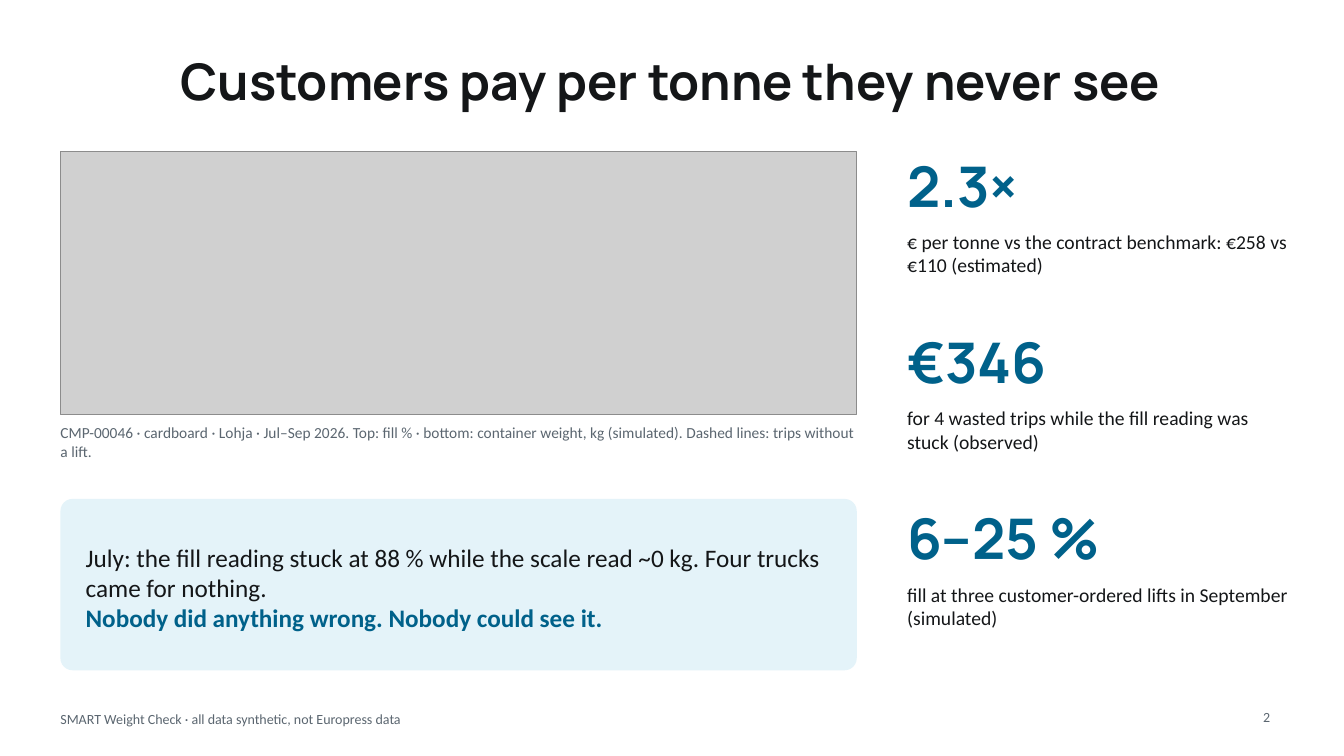
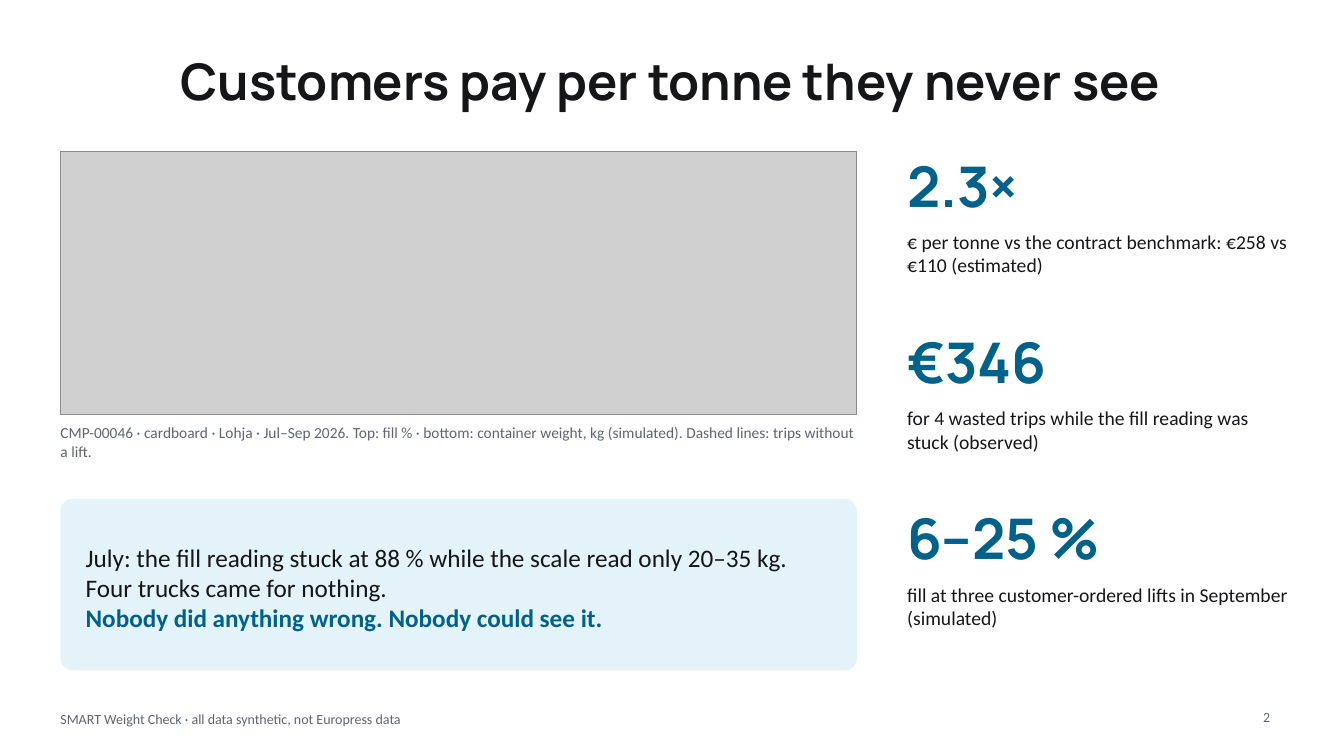
Before and after one commit to raceer22/SMART-Weight-Check, a slide deck: slide 2 of submission/pitch_deck.pptx. Drawn at 1344x756 pixels with LibreOffice and Linux fonts; fonts in the diff are those of the drawing; grey boxes stand for pictures. Boxes give left, top, right and bottom in pixels: in the first picture for what was removed or moved away, otherwise in the second. Text is boxed around its words. In the diff, an @@ line names an element or a change of style, - is before the commit and + after.

```diff
--- a/submission/pitch_deck.pptx
+++ b/submission/pitch_deck.pptx
@@ text at (86,549,787,602): text changed @@
-July: the fill reading stuck at 88 % while the scale read ~0 kg. Four trucks came for nothing.
+July: the fill reading stuck at 88 % while the scale read only 20–35 kg. Four trucks came for nothing.
```
Also in this commit, not shown: 2 other slides changed, 15 other files.
